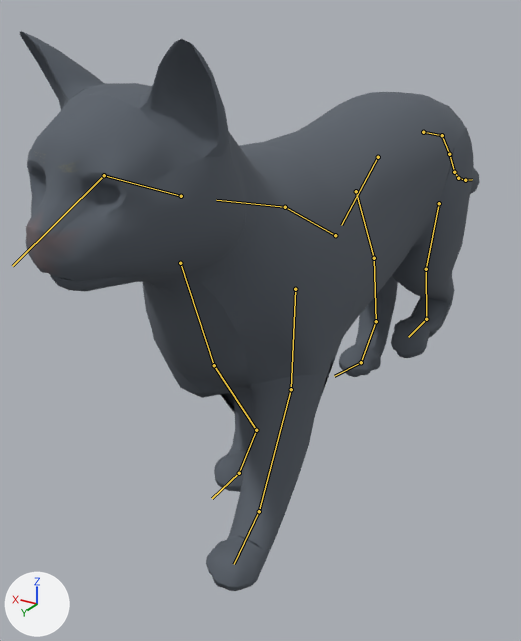
A saved change to the glTF model apps/web/public/avatars/cat.glb.
Rendered twice from a 50 mm lens placed at (-0.221, 0.505, 0.327), pointed at (0.064, 0.032, 0.09). Lighting does not change. The marker at lower left points along +X, +Y and +Z. The picture after the commit comes second. Both versions are drawn at frame 10 of the action 'walk'; the numbers are the values there. The bones that change, and the others that lie on the model, are drawn over the model as lines.

The first picture shows 'VIS_cat'.
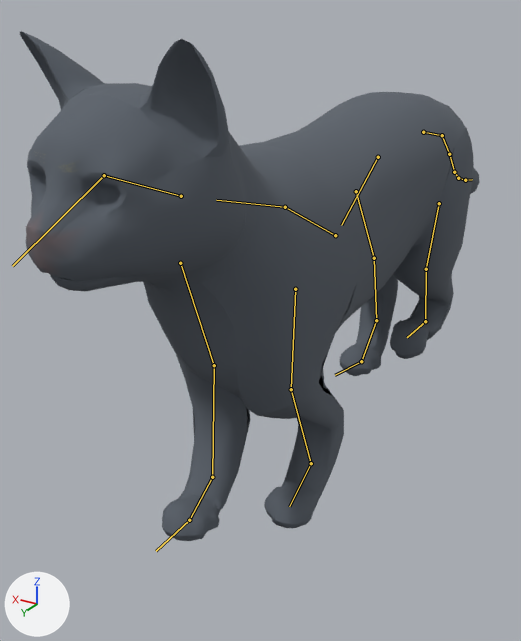
Diff of the bpy script that builds the scene:
```diff
--- a/apps/web/public/avatars/cat.glb.py
+++ b/apps/web/public/avatars/cat.glb.py
@@ bone_hindleg_upper_l @@
 bone_hindleg_upper_l = bpy.data.objects['ARM_cat'].pose.bones['hindleg_upper_L']  # child of 'hindleg_hip_L'
-bone_hindleg_upper_l.rotation_quaternion = (0.993, 0.07, -0.013, 0.003)  # degrees (8, -1, 0)
+bone_hindleg_upper_l.rotation_quaternion = (0.994, 0.096, -0.013, 0.006)  # degrees (11, -2, 1)
@@ bone_foreleg_upper_l @@
 bone_foreleg_upper_l = bpy.data.objects['ARM_cat'].pose.bones['foreleg_upper_L']  # child of 'foreleg_shoulder_L'
-bone_foreleg_upper_l.rotation_quaternion = (0.958, 0.279, -0.021, 0.054)  # degrees (32, -4, 5)
+bone_foreleg_upper_l.rotation_quaternion = (0.982, -0.184, -0.023, 0.023)  # degrees (-21, -2, 3)
@@ bone_foreleg_lower_l @@
 bone_foreleg_lower_l = bpy.data.objects['ARM_cat'].pose.bones['foreleg_lower_L']  # child of 'foreleg_upper_L'
-bone_foreleg_lower_l.rotation_quaternion = (1.0, -0.016, -0.015, -0.006)  # degrees (-2, -2, -1)
+bone_foreleg_lower_l.rotation_quaternion = (0.876, 0.481, -0.028, 0.014)  # degrees (58, -4, 0)
@@ bone_foreleg_upper_r @@
 bone_foreleg_upper_r = bpy.data.objects['ARM_cat'].pose.bones['foreleg_upper_R']  # child of 'foreleg_shoulder_R'
-bone_foreleg_upper_r.rotation_quaternion = (0.968, -0.243, -0.026, 0.052)  # degrees (-28, -1, 7)
+bone_foreleg_upper_r.rotation_quaternion = (0.991, 0.129, -0.025, 0.031)  # degrees (15, -3, 3)
@@ bone_foreleg_lower_r @@
 bone_foreleg_lower_r = bpy.data.objects['ARM_cat'].pose.bones['foreleg_lower_R']  # child of 'foreleg_upper_R'
-bone_foreleg_lower_r.rotation_quaternion = (0.889, 0.455, -0.03, -0.029)  # degrees (54, -2, -4)
+bone_foreleg_lower_r.rotation_quaternion = (0.973, 0.223, -0.021, 0.015)  # degrees (26, -3, 1)
@@ bone_forepaw_r @@
 bone_forepaw_r = bpy.data.objects['ARM_cat'].pose.bones['forepaw_R']  # child of 'foreleg_lower_R'
-bone_forepaw_r.rotation_quaternion = (0.98, -0.197, -0.02, -0.005)  # degrees (-23, -2, 0)
+bone_forepaw_r.rotation_quaternion = (0.947, -0.319, -0.035, -0.01)  # degrees (-37, -4, 0)
```

Where the change shows, as pixel boxes (x1, y1, x2, y2) in the pictures (521 x 641 px):
'VIS_cat', posed (9% shorter): before (20, 31, 479, 591); after (20, 31, 479, 541)
bone 'hindleg_upper_L', root to tip: before (426, 269) to (426, 319); after (426, 269) to (425, 321)
bone 'foreleg_upper_L', root to tip: before (291, 389) to (259, 511); after (291, 389) to (311, 463)
bone 'foreleg_lower_L', root to tip: before (259, 511) to (234, 564); after (311, 463) to (289, 506)
bone 'foreleg_upper_R', root to tip: before (214, 365) to (256, 430); after (214, 365) to (212, 477)
bone 'foreleg_lower_R', root to tip: before (256, 430) to (239, 473); after (212, 477) to (189, 520)
bone 'forepaw_R', root to tip: before (239, 473) to (212, 498); after (189, 520) to (156, 551)
